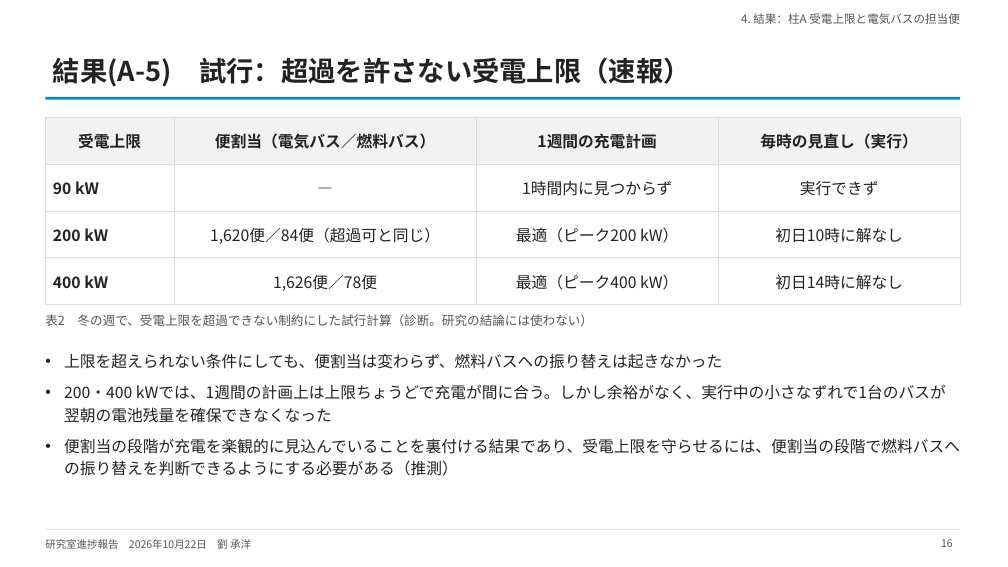
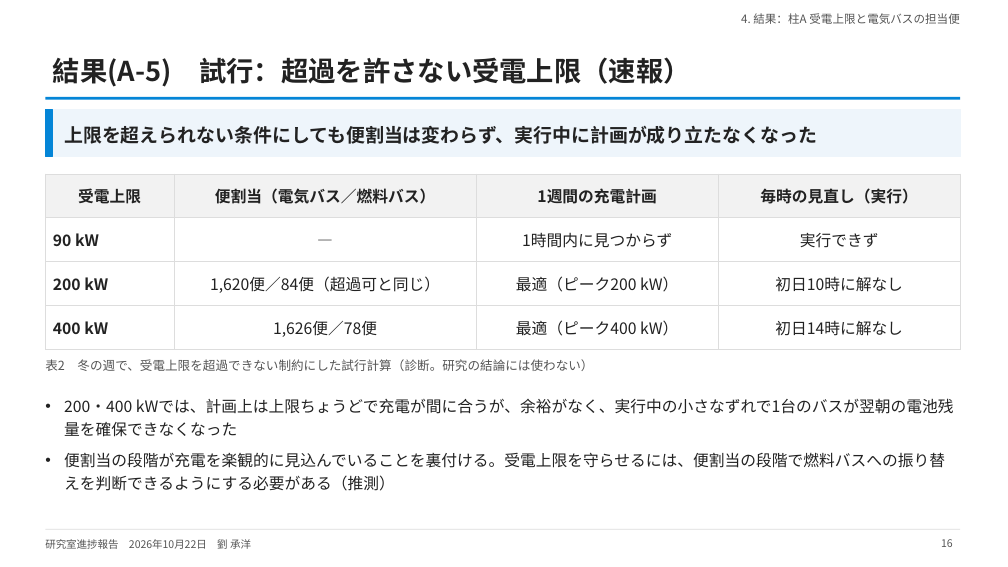
Before and after one commit to CYLIU2003/master-course, a slide deck: slide 16 of outcome/2026-10-22_lab_progress/lab_progress_20261022.pptx. Drawn at 1008x567 pixels with LibreOffice and Linux fonts; fonts in the diff are those of the drawing. Boxes give left, top, right and bottom in pixels: in the first picture for what was removed or moved away, otherwise in the second. Text is boxed around its words. In the diff, an @@ line names an element or a change of style, - is before the commit and + after.

```diff
--- a/outcome/2026-10-22_lab_progress/lab_progress_20261022.pptx
+++ b/outcome/2026-10-22_lab_progress/lab_progress_20261022.pptx
@@ rectangle added at (x1=45, y1=110, x2=960, y2=157), fill #EEF5FB, outline #EEF5FB 1 pt @@
@@ rectangle added at (x1=45, y1=110, x2=52, y2=157), fill #0485D7, outline #0485D7 1 pt @@
@@ text added at (x1=64, y1=126, x2=817, y2=144), 18 pt, text #222222, bold @@
+上限を超えられない条件にしても便割当は変わらず、実行中に計画が成り立たなくなった
@@ table resized from (x1=45, y1=117, x2=960, y2=295) to (x1=45, y1=174, x2=960, y2=341) @@
@@ text "表2 冬の週で、受電上限を超過できない制約にした試行計算（診断。研究の結論には使わない）" moved from (x1=45, y1=314, x2=593, y2=326) to (x1=45, y1=359, x2=593, y2=371) @@
@@ text at (x1=64, y1=398, x2=954, y2=491): text changed @@
-• 上限を超えられない条件にしても、便割当は変わらず、燃料バスへの振り替えは起きなかった
-• 200・400 kWでは、1週間の計画上は上限ちょうどで充電が間に合う。しかし余裕がなく、実行中の小さなずれで1台のバスが翌朝の電池残量を確保できなくなった
-• 便割当の段階が充電を楽観的に見込んでいることを裏付ける結果であり、受電上限を守らせるには、便割当の段階で燃料バスへの振り替えを判断できるようにする必要がある（推測）
+• 200・400 kWでは、計画上は上限ちょうどで充電が間に合うが、余裕がなく、実行中の小さなずれで1台のバスが翌朝の電池残量を確保できなくなった
+• 便割当の段階が充電を楽観的に見込んでいることを裏付ける。受電上限を守らせるには、便割当の段階で燃料バスへの振り替えを判断できるようにする必要がある（推測）
```
Also in this commit, not shown: 9 other slides changed, 1 other file.
